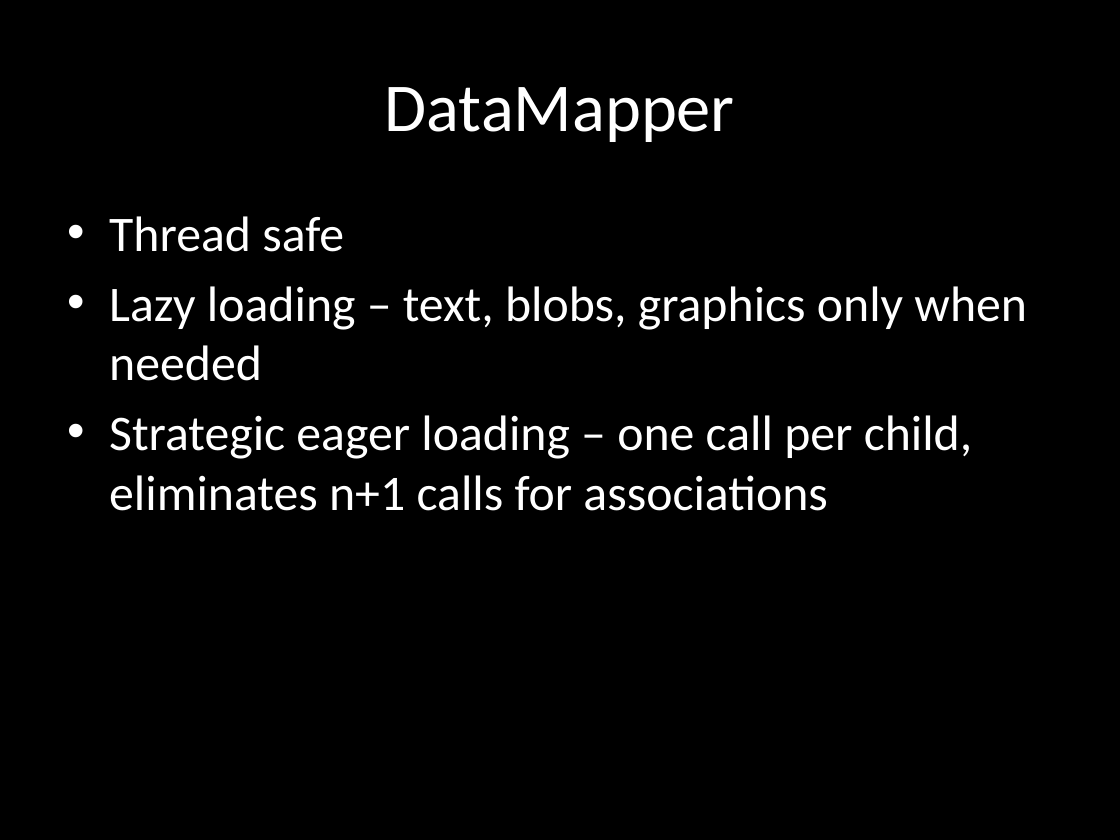
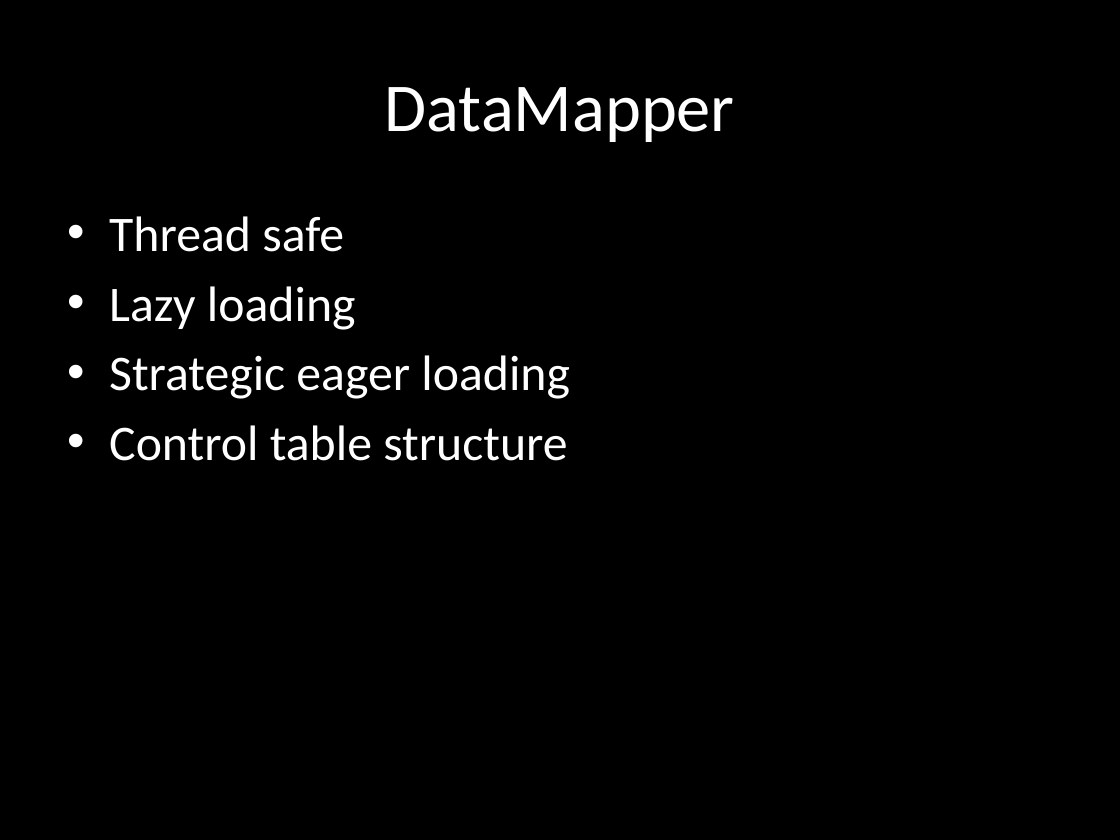
Before and after one commit to deRonbrown/RESTTalk, a slide deck: slide 5 of REST_Talk.pptx. Drawn at 1120x840 pixels with LibreOffice and Linux fonts; fonts in the diff are those of the drawing. Boxes give left, top, right and bottom in pixels: in the first picture for what was removed or moved away, otherwise in the second. Text is boxed around its words. In the diff, an @@ line names an element or a change of style, - is before the commit and + after.

```diff
--- a/REST_Talk.pptx
+++ b/REST_Talk.pptx
@@ text at [109,286,570,461]: text changed @@
-• Lazy loading – text, blobs, graphics only when needed
-• Strategic eager loading – one call per child, eliminates n+1 calls for associations
+• Lazy loading
+• Strategic eager loading
+• Control table structure
```
Also in this commit, not shown: 2 other slides changed, 1 slide added.
